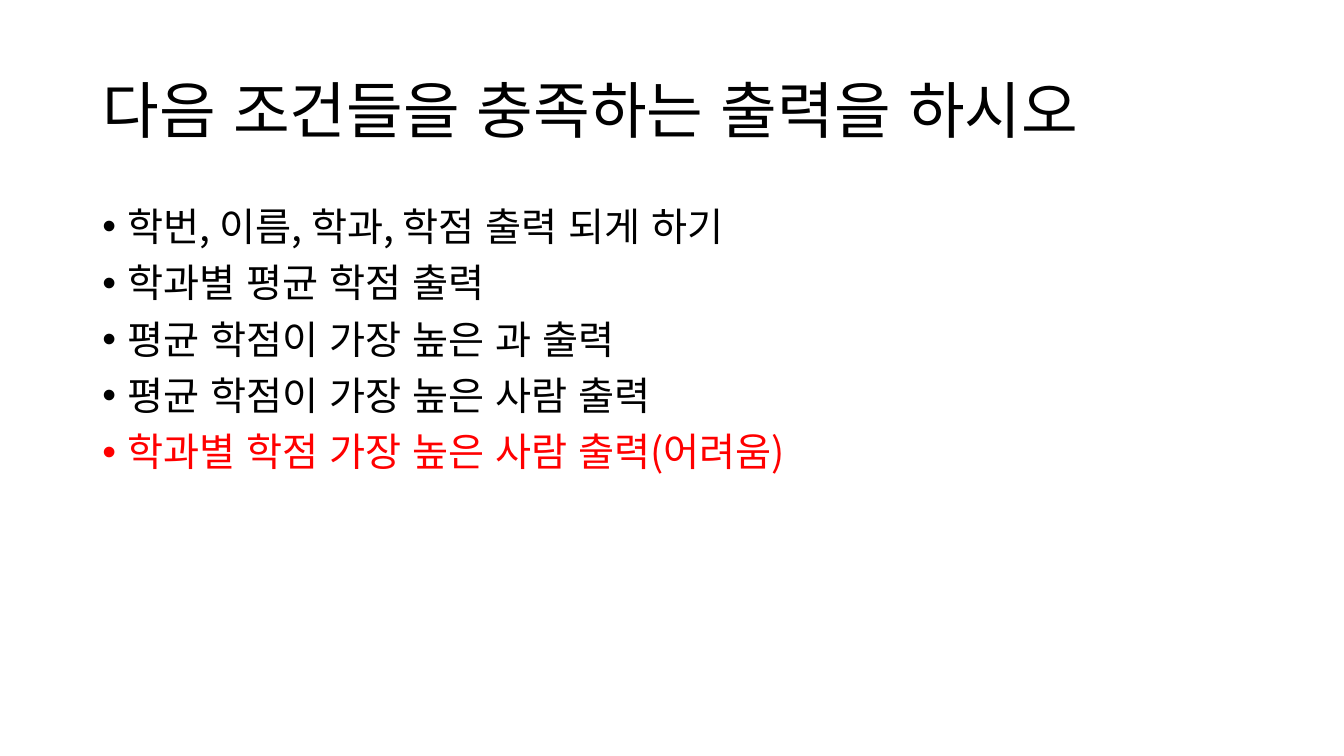
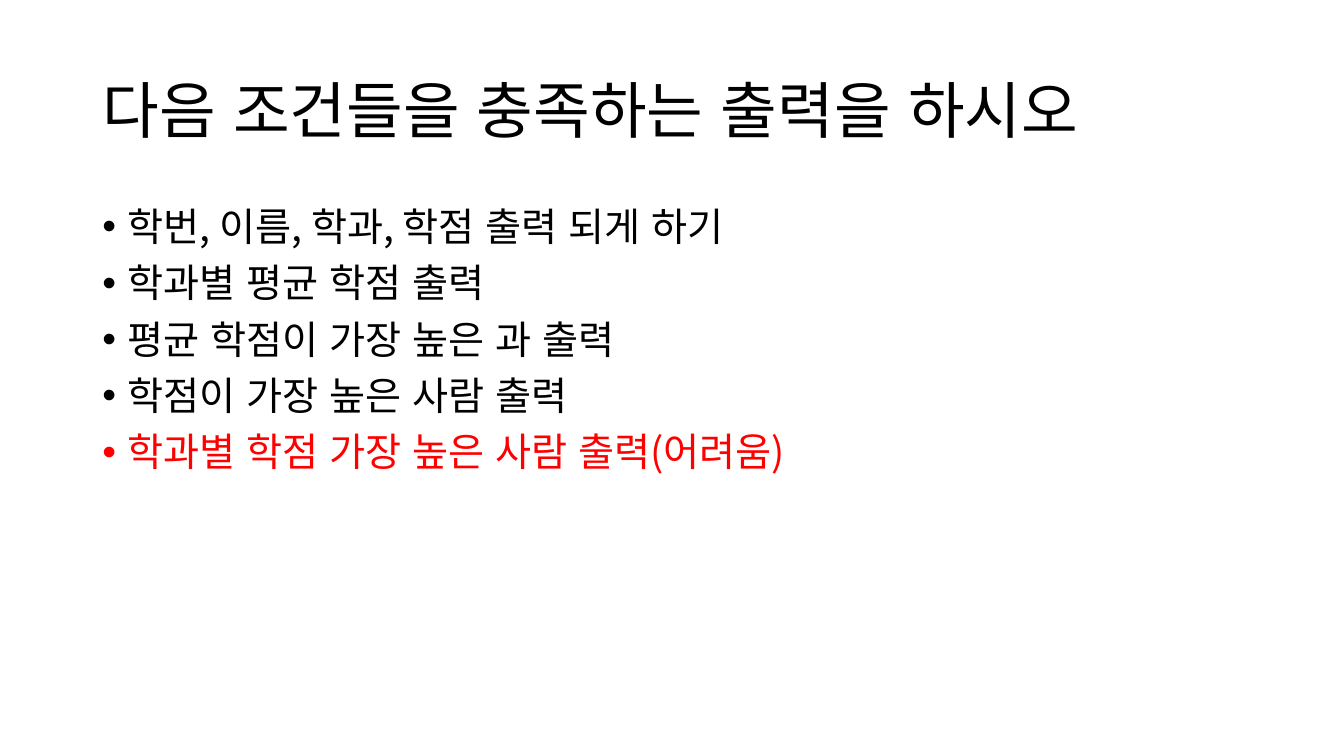
Before and after one commit to DongJoonLeeDJ/AI_501_4, a slide deck: slide 11 of djlee/DB/20211229/추가문제.pptx. Drawn at 1344x756 pixels with LibreOffice and Linux fonts; fonts in the diff are those of the drawing. Boxes give left, top, right and bottom in pixels: in the first picture for what was removed or moved away, otherwise in the second. Text is boxed around its words. In the diff, an @@ line names an element or a change of style, - is before the commit and + after.

```diff
--- a/djlee/DB/20211229/추가문제.pptx
+++ b/djlee/DB/20211229/추가문제.pptx
@@ text at [128, 377, 568, 413]: text changed @@
-• 평균 학점이 가장 높은 사람 출력
+• 학점이 가장 높은 사람 출력
```
Also in this commit, not shown: 1 other slide changed.
